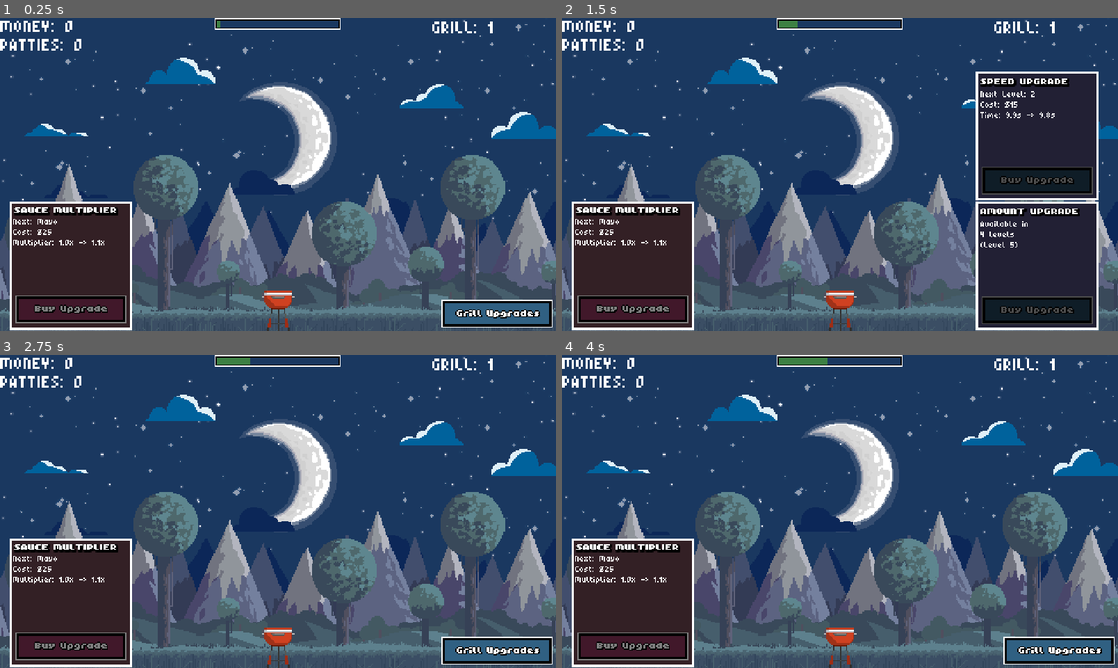
Above: before the commit, frames 1-4 (two rows, left to right).
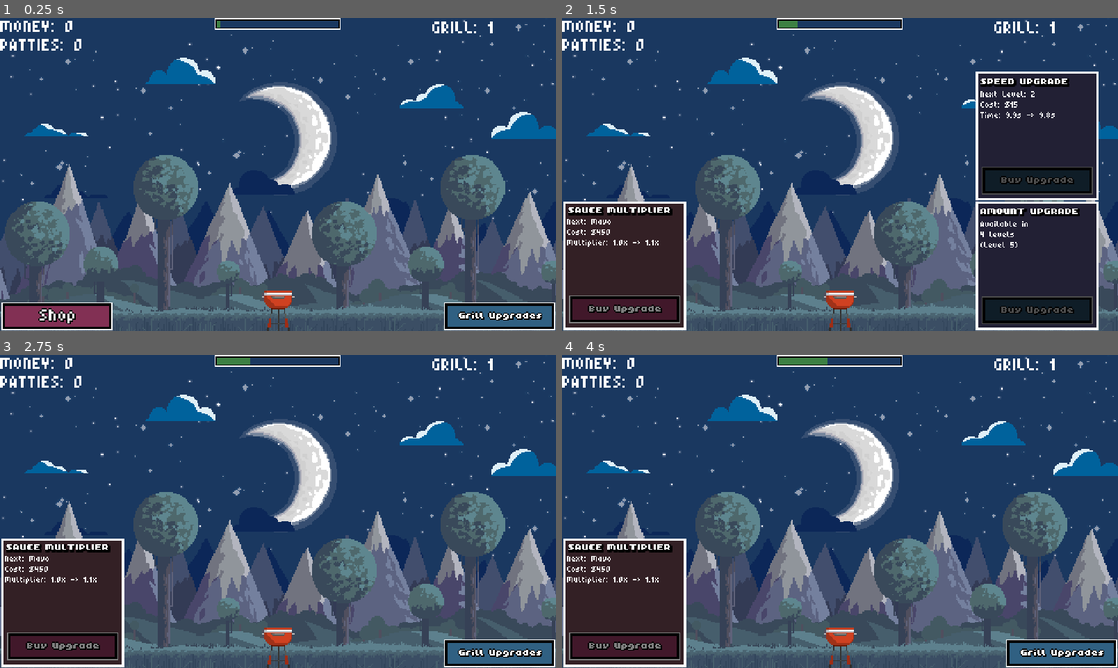
Above: after the commit, the same moments.

Repository: FinochioM/ItShouldBeAGoodGame
Game: Godot game, scene res://Scenes/main_scene.tscn
Same seed, same stepped clock (60 frames per second), same inputs: the game is played once before the commit and once after it.
Inputs (mouse positions are in pixels of both pictures, inside the frame that each line leads up to; where the layout moved, square brackets give the same spot in the first picture):
- Up to frame 1 (0.25 s): no input
- Up to frame 2 (1.5 s): click (617, 315) at 0.52 s; click (1062, 315) [1056, 312] at 1.25 s
- Up to frame 3 (2.75 s): tap Enter at 2 s; move the mouse to (400, 495) at 2.02 s; click (400, 495) at 2.17 s
- Up to frame 4 (4 s): click (1062, 652) [1056, 649] at 2.75 s; tap Space at 3.5 s; move the mouse to (728, 527) at 3.52 s; click (728, 527) at 3.67 s

The runs differ from the first frame. In frame 1, 10% of the frame differs, in the area x 0-100%, y 58-100%; in frame 2, 2.4%; in frame 3, 3.7%; in frame 4, 3.7%.

Commit message:
added animations and toggle panel for shop, similar to the upgrades panel

Diff:
--- a/itsgonnabeagoodgame/Scenes/main_scene.tscn
+++ b/itsgonnabeagoodgame/Scenes/main_scene.tscn
@@ -12,7 +12,9 @@
 [ext_resource type="Texture2D" uid="uid://0jcs4x3daf0" path="res://Textures/grill_upgrades_toggle.png" id="10_hh2tp"]
 [ext_resource type="Texture2D" uid="uid://dwcnuyom0b2cn" path="res://Textures/grill_upgrades_toggle_pressed.png" id="11_00rb3"]
 [ext_resource type="Texture2D" uid="uid://dhv5usnjkofa5" path="res://Textures/panel_bg_2.png" id="12_0dq88"]
+[ext_resource type="Texture2D" uid="uid://nvtc0w7ci78w" path="res://Textures/shop_upgrades_toggle.png" id="12_15vld"]
 [ext_resource type="Texture2D" uid="uid://ylk4y3bunl6l" path="res://Textures/grill_timer_bar.png" id="12_su356"]
+[ext_resource type="Texture2D" uid="uid://t4vigpwtxxph" path="res://Textures/shop_upgrades_toggle_pressed.png" id="13_bue1t"]
 [ext_resource type="Texture2D" uid="uid://bbaaklutkit6c" path="res://Textures/upgrade_shop_button.png" id="13_clowm"]
 [ext_resource type="Texture2D" uid="uid://bkd8sa5oi4368" path="res://Textures/upgrade_pressed_button_pressed.png" id="14_sx1px"]
 [ext_resource type="Texture2D" uid="uid://y8a25hhnm0dk" path="res://Textures/upgrade_shop_button_disabled.png" id="15_g1tj6"]
@@ -94,6 +96,30 @@
 "update": 0,
 "values": [Color(1, 1, 1, 1)]
 }
+tracks/2/type = "value"
+tracks/2/imported = false
+tracks/2/enabled = true
+tracks/2/path = NodePath("ShopContainer:position")
+tracks/2/interp = 1
+tracks/2/loop_wrap = true
+tracks/2/keys = {
+"times": PackedFloat32Array(0),
+"transitions": PackedFloat32Array(1),
+"update": 0,
+"values": [Vector2(-112, 158)]
+}
+tracks/3/type = "value"
+tracks/3/imported = false
+tracks/3/enabled = true
+tracks/3/path = NodePath("ShopToggle:modulate")
+tracks/3/interp = 1
+tracks/3/loop_wrap = true
+tracks/3/keys = {
+"times": PackedFloat32Array(0),
+"transitions": PackedFloat32Array(1),
+"update": 0,
+"values": [Color(1, 1, 1, 1)]
+}
 
 [sub_resource type="Animation" id="Animation_l0wkb"]
 resource_name = "hide_upgrades_panel"
@@ -149,10 +175,66 @@
 "values": [Color(1, 1, 1, 1), Color(1, 1, 1, 0)]
 }
 
+[sub_resource type="Animation" id="Animation_y2ypj"]
+resource_name = "show_shop_panel"
+tracks/0/type = "value"
+tracks/0/imported = false
+tracks/0/enabled = true
+tracks/0/path = NodePath("ShopContainer:position")
+tracks/0/interp = 1
+tracks/0/loop_wrap = true
+tracks/0/keys = {
+"times": PackedFloat32Array(0, 0.166667, 0.333333),
+"transitions": PackedFloat32Array(1, 1, 1),
+"update": 0,
+"values": [Vector2(-112, 158), Vector2(8, 158), Vector2(1, 158)]
+}
+tracks/1/type = "value"
+tracks/1/imported = false
+tracks/1/enabled = true
+tracks/1/path = NodePath("ShopToggle:modulate")
+tracks/1/interp = 1
+tracks/1/loop_wrap = true
+tracks/1/keys = {
+"times": PackedFloat32Array(0, 0.0666667),
+"transitions": PackedFloat32Array(1, 1),
+"update": 0,
+"values": [Color(1, 1, 1, 1), Color(1, 1, 1, 0)]
+}
+
+[sub_resource type="Animation" id="Animation_w33co"]
+resource_name = "hide_shop_panel"
+tracks/0/type = "value"
+tracks/0/imported = false
+tracks/0/enabled = true
+tracks/0/path = NodePath("ShopContainer:position")
+tracks/0/interp = 1
+tracks/0/loop_wrap = true
+tracks/0/keys = {
+"times": PackedFloat32Array(0, 0.2),
+"transitions": PackedFloat32Array(1, 1),
+"update": 0,
+"values": [Vector2(1, 158), Vector2(-111, 158)]
+}
+tracks/1/type = "value"
+tracks/1/imported = false
+tracks/1/enabled = true
+tracks/1/path = NodePath("ShopToggle:modulate")
+tracks/1/interp = 1
+tracks/1/loop_wrap = true
+tracks/1/keys = {
+"times": PackedFloat32Array(0, 0.2),
+"transitions": PackedFloat32Array(1, 1),
+"update": 0,
+"values": [Color(1, 1, 1, 0), Color(1, 1, 1, 1)]
+}
+
 [sub_resource type="AnimationLibrary" id="AnimationLibrary_8ssvi"]
 _data = {
 "RESET": SubResource("Animation_iv7uo"),
+"hide_shop_panel": SubResource("Animation_w33co"),
 "hide_upgrades_panel": SubResource("Animation_l0wkb"),
+"show_shop_panel": SubResource("Animation_y2ypj"),
 "show_upgrades_panel": SubResource("Animation_glq7u")
 }
 
@@ -209,10 +291,10 @@
 metadata/_edit_lock_ = true
 
 [node name="UpgradesToggle" type="TextureButton" parent="UI"]
-offset_left = 381.0
-offset_top = 243.0
-offset_right = 477.0
-offset_bottom = 267.0
+offset_left = 383.0
+offset_top = 245.0
+offset_right = 479.0
+offset_bottom = 269.0
 texture_normal = ExtResource("10_hh2tp")
 texture_pressed = ExtResource("11_00rb3")
 metadata/_edit_lock_ = true
@@ -294,13 +376,23 @@
 texture_pressed = ExtResource("8_32mtn")
 texture_disabled = ExtResource("8_57rwp")
 
+[node name="ShopToggle" type="TextureButton" parent="UI"]
+offset_left = 1.0
+offset_top = 245.0
+offset_right = 97.0
+offset_bottom = 269.0
+texture_normal = ExtResource("12_15vld")
+texture_pressed = ExtResource("13_bue1t")
+metadata/_edit_lock_ = true
+
 [node name="ShopContainer" type="Control" parent="UI"]
 layout_mode = 3
 anchors_preset = 0
-offset_left = 8.0
+offset_left = -112.0
 offset_top = 158.0
-offset_right = 114.0
+offset_right = -6.0
 offset_bottom = 269.0
+metadata/_edit_lock_ = true
 
 [node name="SauceSection" type="Panel" parent="UI/ShopContainer"]
 layout_mode = 0
--- a/itsgonnabeagoodgame/Scripts/main_scene.gd
+++ b/itsgonnabeagoodgame/Scripts/main_scene.gd
@@ -26,12 +26,14 @@
 @onready var sauce_info_label: Label = $UI/ShopContainer/SauceSection/Information
 
 @onready var upgrade_toggle_button: TextureButton = $UI/UpgradesToggle
+@onready var shop_toggle_button: TextureButton = $UI/ShopToggle
 @onready var animation_player: AnimationPlayer = $UI/ToggleUpgradesPlayer
 @onready var upgrade_container: Control = $UI/UpgradesContainer
 @onready var click_catcher: Control = $UI/ClickCatcher
 @onready var timer_bar_fill: ColorRect = $UI/TimerBarBorder/TimerBarFill
 
 var upgrades_visible: bool = false
+var shop_visible: bool = false
 var timer_bar_max_width: float
 
 var displayed_money: float = 0.0
@@ -52,6 +54,7 @@
 	displayed_money = money
 
 	upgrade_toggle_button.pressed.connect(toggle_upgrades)
+	shop_toggle_button.pressed.connect(toggle_shop)
 	click_catcher.gui_input.connect(_on_click_catcher_input)
 	click_catcher.visible = false
 
@@ -204,9 +207,22 @@
 		click_catcher.visible = true
 		upgrades_visible = true
 
+func toggle_shop():
+	if shop_visible:
+		animation_player.play("hide_shop_panel")
+		click_catcher.visible = false
+		shop_visible = false
+	else:
+		animation_player.play("show_shop_panel")
+		click_catcher.visible = true
+		shop_visible = true
+
 func _on_click_catcher_input(event):
 	if event is InputEventMouseButton and event.pressed:
-		toggle_upgrades()
+		if upgrades_visible:
+			toggle_upgrades()
+		elif shop_visible:
+			toggle_shop()
 
 func update_timer_bar():
 	if grill_manager.current_spawn_interval > 0:
--- a/itsgonnabeagoodgame/Scripts/shop_manager.gd
+++ b/itsgonnabeagoodgame/Scripts/shop_manager.gd
@@ -5,7 +5,7 @@
 signal sauce_upgraded(new_level: int)
 
 var sauce_level: int = 0
-var sauce_base_cost: float = 25.0
+var sauce_base_cost: float = 450.0
 var sauce_cost_multiplier: float = 2.0
 
 var patty_textures = {
Not shown: 1 places in itsgonnabeagoodgame/Scenes/main_scene.tscn that only renumber resources
Binary file changed: itsgonnabeagoodgame/Textures/shop_upgrades_toggle.png
